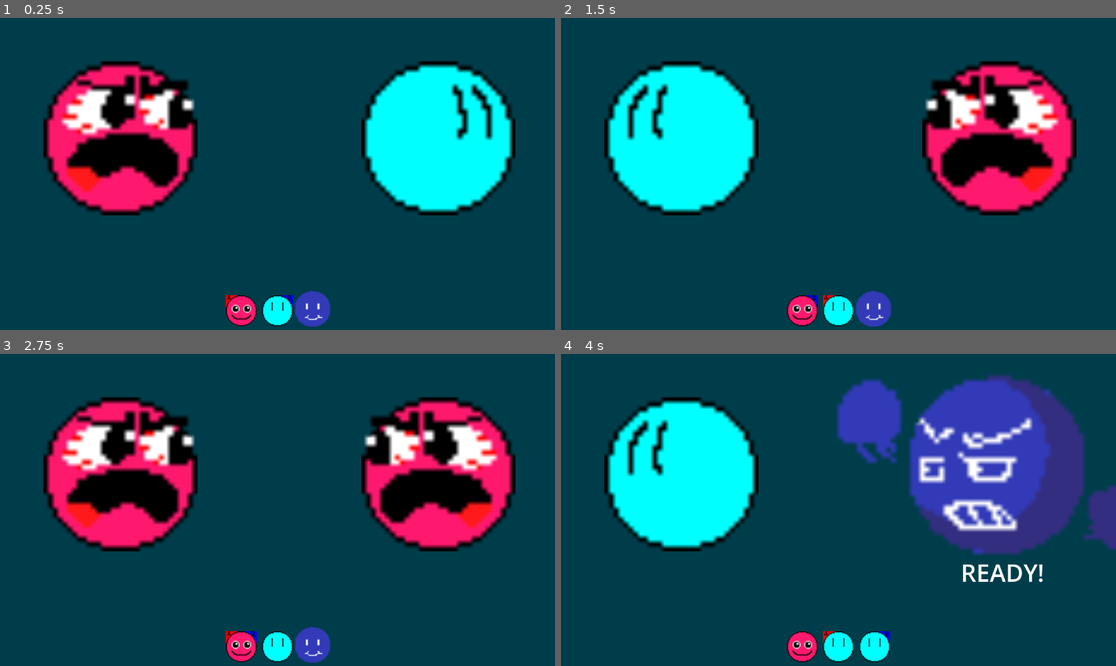
Above: before the commit, frames 1-4 (two rows, left to right).
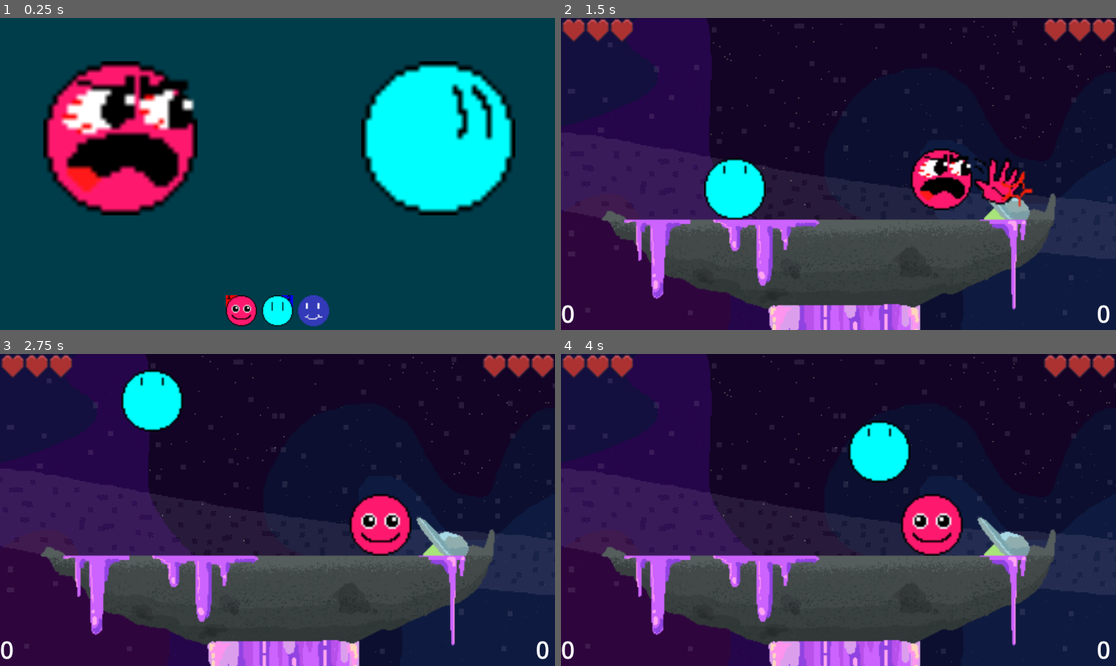
Above: after the commit, the same moments.

Repository: Will-Bao/strike-s-26-game
Game: Godot game, scene res://Scenes/character_select.tscn
Two runs of this game, one before a commit and one after it. Both use one fixed random seed, a clock stepped at 60 frames per second and the inputs below.
Inputs:
- Up to frame 1 (0.25 s): no input
- Up to frame 2 (1.5 s): tap Enter (ui_accept) at 0.5, 1.25 s; hold E (attack1) 0.53-1.28 s; hold D (right1) from 0.53 s (still down); tap W (jump1) at 0.77 s; tap M (attack2) at 0.8, 1.35 s
- Up to frame 3 (2.75 s): tap W (jump1) at 1.52 s; tap Q (dash1) at 1.55 s; release D (right1) at 2.03 s; hold A (left1) from 2.03 s (still down); hold Q (dash1) from 2.03 s (still down); tap N (dash2) at 2.3 s
- Up to frame 4 (4 s): release A (left1) at 2.78 s; release Q (dash1) at 2.78 s; hold D (right1) from 2.78 s (still down); tap N (dash2) at 2.85 s; tap W (jump1) at 3.02, 3.77 s; tap Down (down2) at 3.05 s; hold Down (down2) from 3.53 s (still down); tap Left (left2) at 3.8 s

The runs differ from the first frame. In frame 1, 0.2% of the frame differs, in the area x 53-60%, y 87-100%; in frame 2, 99%; in frame 3, 99%; in frame 4, 100%, in the area x 0-100%, y 0-100%.

Commit message:
attack and ui stuff

Diff:
--- a/Game Files/Scenes/Battle_UI.tscn
+++ b/Game Files/Scenes/Battle_UI.tscn
@@ -123,3 +123,26 @@
 grow_horizontal = 0
 theme_override_font_sizes/font_size = 50
 text = "0"
+
+[node name="P1Damage" type="Label" parent="." unique_id=1297881656]
+anchors_preset = 2
+anchor_top = 1.0
+anchor_bottom = 1.0
+offset_top = -69.0
+offset_right = 40.0
+grow_vertical = 0
+theme_override_font_sizes/font_size = 50
+text = "0"
+
+[node name="P2Damage" type="Label" parent="." unique_id=1156911509]
+anchors_preset = 3
+anchor_left = 1.0
+anchor_top = 1.0
+anchor_right = 1.0
+anchor_bottom = 1.0
+offset_left = -40.0
+offset_top = -69.0
+grow_horizontal = 0
+grow_vertical = 0
+theme_override_font_sizes/font_size = 50
+text = "0"
--- a/Game Files/Scenes/character_select.gd
+++ b/Game Files/Scenes/character_select.gd
@@ -9,11 +9,6 @@
 func _ready():
 	pass # Replace with function body.
 
-
-# Called every frame. 'delta' is the elapsed time since the previous frame.
-func _process(delta):
-	pass
-
 func _input(event):
 	if event.is_action_pressed("ui_accept"):
 		if(p1ready and p2ready):
@@ -21,21 +16,33 @@
 			GlobalVars.P2Char = p2Char
 			get_tree().change_scene_to_file("res://Scenes/level.tscn")
 			return
-	if event.is_action_pressed("down1"):
+	if event.is_action_pressed("dash1"):
+		p1ready = false
+		$Label.visible = false
+		return
+	if event.is_action_pressed("dash2"):
+		p2ready = false
+		$Label2.visible = false
+		return
+	if event.is_action_pressed("attack1"):
 		p1ready = true
 		$Label.visible = true
 		return
-	if event.is_action_pressed("down2"):
+	if event.is_action_pressed("attack2"):
 		p2ready = true
 		$Label2.visible = true
 		return
 	if event.is_action_pressed("right1"):
+		if p1ready: return
 		p1Char += 1
 	if event.is_action_pressed("left1"):
+		if p1ready: return
 		p1Char -= 1
 	if event.is_action_pressed("right2"):
+		if p2ready: return
 		p2Char += 1
 	if event.is_action_pressed("left2"):
+		if p2ready: return
 		p2Char -= 1
 	if p1Char > 3:
 		p1Char = 1
--- a/Game Files/Scenes/character_select.tscn
+++ b/Game Files/Scenes/character_select.tscn
@@ -7,10 +7,13 @@
 [ext_resource type="Texture2D" uid="uid://bp2foi0fwfvug" path="res://Assets/Pink/pink_idle.png" id="4_72d1u"]
 [ext_resource type="Texture2D" uid="uid://cbl8sl2l86ad7" path="res://Assets/LightBlue/l0_sprite_1.png" id="5_krxhl"]
 [ext_resource type="Script" uid="uid://bwcydj52wm11k" path="res://Scenes/portrait.gd" id="5_nq02w"]
-[ext_resource type="Texture2D" uid="uid://1hgx1c7qjgjb" path="res://Assets/Blue/IMG_1575.png" id="6_72d1u"]
 [ext_resource type="Texture2D" uid="uid://donvs221kvqki" path="res://Assets/LightBlue/lightblue_selected_1.png" id="6_a4vvp"]
+[ext_resource type="Texture2D" uid="uid://be56gj44qh16e" path="res://Assets/Blue/bue_icon.png" id="6_y3dkq"]
+[ext_resource type="Texture2D" uid="uid://b5jx7iqhkowpa" path="res://Assets/Blue/blue_selected1.png" id="7_62io2"]
 [ext_resource type="Texture2D" uid="uid://d11srvnywcl35" path="res://Assets/LightBlue/lightblue_selected_2.png" id="7_se7r8"]
 [ext_resource type="Texture2D" uid="uid://d0byuypajsjqv" path="res://Assets/LightBlue/lightblue_selected_12.png" id="8_ma4qd"]
+[ext_resource type="Texture2D" uid="uid://d3qfrafjkmakq" path="res://Assets/Blue/blue_selected2.png" id="8_qgsok"]
+[ext_resource type="Texture2D" uid="uid://btb8dym36s16i" path="res://Assets/Blue/bue_selected12.png" id="9_5gpab"]
 [ext_resource type="Texture2D" uid="uid://dc8dwrimxshpo" path="res://Assets/Pink/pink_selected_1.png" id="10_nq02w"]
 [ext_resource type="Texture2D" uid="uid://c0uevvcdlticu" path="res://Assets/Pink/pink_selected_2.png" id="11_jxsgu"]
 [ext_resource type="Texture2D" uid="uid://dqg8iayf0t6sm" path="res://Assets/Pink/pink_selected_12.png" id="12_jp3rh"]
@@ -41,16 +44,16 @@
 animations = [{
 "frames": [{
 "duration": 1.0,
-"texture": ExtResource("6_72d1u")
+"texture": ExtResource("6_y3dkq")
 }, {
 "duration": 1.0,
-"texture": ExtResource("6_a4vvp")
+"texture": ExtResource("7_62io2")
 }, {
 "duration": 1.0,
-"texture": ExtResource("7_se7r8")
+"texture": ExtResource("8_qgsok")
 }, {
 "duration": 1.0,
-"texture": ExtResource("8_ma4qd")
+"texture": ExtResource("9_5gpab")
 }],
 "loop": true,
 "name": &"blue",
--- a/Game Files/Scenes/level.tscn
+++ b/Game Files/Scenes/level.tscn
@@ -32,6 +32,8 @@
 
 [node name="Player" parent="." unique_id=1407989866 instance=ExtResource("1_vonw3")]
 position = Vector2(296, 336)
+dash_ability = true
+dash_decay = 0.05
 
 [node name="StaticBody2D" type="StaticBody2D" parent="." unique_id=1754540224]
 position = Vector2(58, 69)
@@ -80,7 +82,6 @@
 [node name="TimeLeft" type="Timer" parent="." unique_id=1571993552]
 wait_time = 10.0
 one_shot = true
-autostart = true
 
 [connection signal="body_entered" from="BlastZone" to="BlastZone" method="_on_body_entered"]
 [connection signal="timeout" from="TimeLeft" to="." method="_on_time_left_timeout"]
--- a/Game Files/Scenes/player.tscn
+++ b/Game Files/Scenes/player.tscn
@@ -2,6 +2,7 @@
 
 [ext_resource type="Script" uid="uid://bh2n7x3b8ud4s" path="res://Scripts/player.gd" id="1_onrkg"]
 [ext_resource type="SpriteFrames" uid="uid://bq7y4qi7i2pio" path="res://Assets/char1sprites.tres" id="2_cvnsp"]
+[ext_resource type="Texture2D" uid="uid://dbtmjv8tblwlp" path="res://Assets/Pink/playerpink_attack.png" id="3_6t5aa"]
 
 [sub_resource type="CapsuleShape2D" id="CapsuleShape2D_onrkg"]
 radius = 61.0
@@ -27,11 +28,18 @@
 [node name="AttackArea" type="Area2D" parent="." unique_id=1777520993]
 
 [node name="AttackRect" type="ColorRect" parent="AttackArea" unique_id=200257127]
+visible = false
 offset_left = 64.0
 offset_top = -62.0
 offset_right = 174.0
 offset_bottom = 62.0
 color = Color(1, 0, 0, 1)
+
+[node name="Sprite2D" type="Sprite2D" parent="AttackArea" unique_id=725891444]
+visible = false
+position = Vector2(128, 0)
+scale = Vector2(4, 4)
+texture = ExtResource("3_6t5aa")
 
 [node name="CollisionShape2D" type="CollisionShape2D" parent="AttackArea" unique_id=899559279]
 position = Vector2(119, 0)
--- a/Game Files/Scenes/round.gd
+++ b/Game Files/Scenes/round.gd
@@ -18,6 +18,7 @@
 func _process(delta):
 	if(gameMode == "time"):
 		$BattleUi/TimeLeft.text = "Time Left: " + str(int(round($TimeLeft.time_left)))
+		$TimeLeft.start()
 
 func updateScore(player:int, points = 1):
 	if(gameMode == "stock"):
--- a/Game Files/Scripts/GlobalVars.gd
+++ b/Game Files/Scripts/GlobalVars.gd
@@ -3,4 +3,4 @@
 var P1Char = 1
 var P2Char = 2
 var winner = 1
-var mode = "time"
+var mode = "stock"
--- a/Game Files/Scripts/battle_ui.gd
+++ b/Game Files/Scripts/battle_ui.gd
@@ -30,11 +30,21 @@
 	$P1Score.text = "P1: " + str(p1score)
 	$P2Score.text = "P2: " + str(p2score)
 
+func update_damage(player, damage):
+	if(player == 1):
+		$P1Damage.text = str(damage)
+	else:
+		$P2Damage.text = str(damage)
+
 func stock_setup():
 	$TimeLeft.visible = false
 	$HBoxContainer.visible = true
 	$HBoxContainer2.visible = true
+	$P1Score.visible = false
+	$P2Score.visible = false
 func time_setup():
 	$TimeLeft.visible = true
 	$HBoxContainer.visible = false
 	$HBoxContainer2.visible = false
+	$P1Score.visible = true
+	$P2Score.visible = true
--- a/Game Files/Scripts/player.gd
+++ b/Game Files/Scripts/player.gd
@@ -9,6 +9,7 @@
 @export var DOUBLE_VELOCITY:float = -800.0
 @export var dash_ability:bool = false
 @export var dash_amount:float = 10
+@export var dash_decay:float = 0.1
 @export var player_num:int
 @export var char_num:int
 var player1controls = ["up1", "down1", "left1", "right1", "attack1", "dash1", "jump1"]
@@ -40,6 +41,7 @@
 		controls = player2controls
 		char_num = GlobalVars.P2Char
 	$Sprite.sprite_frames = load("res://Assets/char" + str(char_num) + "sprites.tres")
+	$AttackArea/Sprite2D.texture = load("res://Assets/Attacks/attack" + str(char_num) + ".png")
 	current_state = control_state.ACTIVE
 	gravity_active = true
 
@@ -59,7 +61,7 @@
 	# Get the input direction and handle the movement/deceleration.
 	# As good practice, you should replace UI actions with custom gameplay actions.
 	if dash_value > 0:
-		dash_value -= dash_amount * 0.1
+		dash_value -= dash_amount * dash_decay
 	var direction = Input.get_axis(controls[2], controls[3])
 	if direction and current_state == control_state.ACTIVE:
 		velocity.x = direction * (SPEED + dash_value)
@@ -86,12 +88,12 @@
 
 func attack():
 	isAttacking = true
-	$AttackArea/AttackRect.visible = true
+	$AttackArea/Sprite2D.visible = true
 	for entity in inHitbox:
 		if entity.is_in_group("Players"):
 			give_knockback(entity)
 	await get_tree().create_timer(0.5).timeout
-	$AttackArea/AttackRect.visible = false
+	$AttackArea/Sprite2D.visible = false
 	isAttacking = false
 
 func update_animation():
@@ -109,6 +111,7 @@
 
 func give_knockback(entity):
 	entity.damage += strength
+	get_tree().current_scene.get_node("BattleUi").update_damage(entity.player_num, entity.damage)
 	#print(entity.damage)
 	var dir = global_position.direction_to(entity.global_position)
 	var knockback_amount = entity.damage
@@ -132,6 +135,7 @@
 func KO():
 	print(name + " KOed")
 	damage = 0
+	get_tree().current_scene.get_node("BattleUi").update_damage(player_num, damage)
 	velocity = Vector2.ZERO
 	current_state = control_state.RESPAWNING
 	gravity_active = false
Binary file added: Game Files/Assets/Attacks/attack1.png
Not shown, added: Game Files/Assets/Attacks/attack1.png.import
Binary file added: Game Files/Assets/Attacks/attack2.png
Not shown, added: Game Files/Assets/Attacks/attack2.png.import
Binary file added: Game Files/Assets/Blue/blue_selected1.png
Not shown, added: Game Files/Assets/Blue/blue_selected1.png.import
Binary file added: Game Files/Assets/Blue/blue_selected2.png
Not shown, added: Game Files/Assets/Blue/blue_selected2.png.import
Binary file added: Game Files/Assets/Blue/bue_icon.png
Not shown, added: Game Files/Assets/Blue/bue_icon.png.import
Binary file added: Game Files/Assets/Blue/bue_selected12.png
Not shown, added: Game Files/Assets/Blue/bue_selected12.png.import
(and 4 more such lines)
